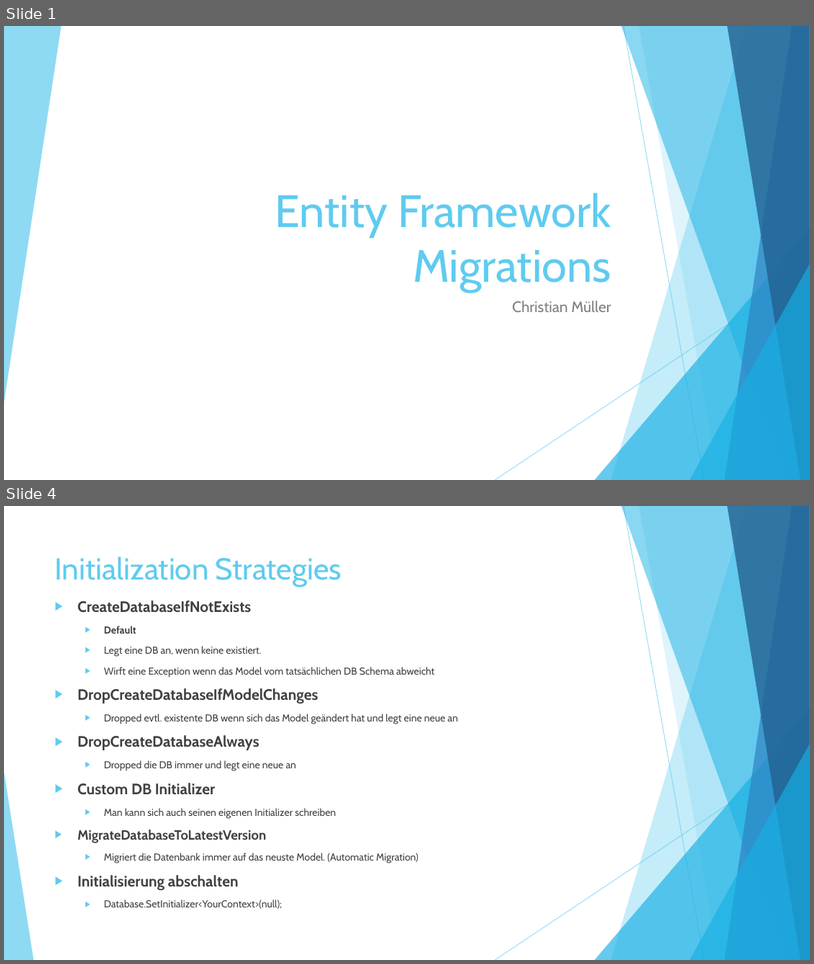
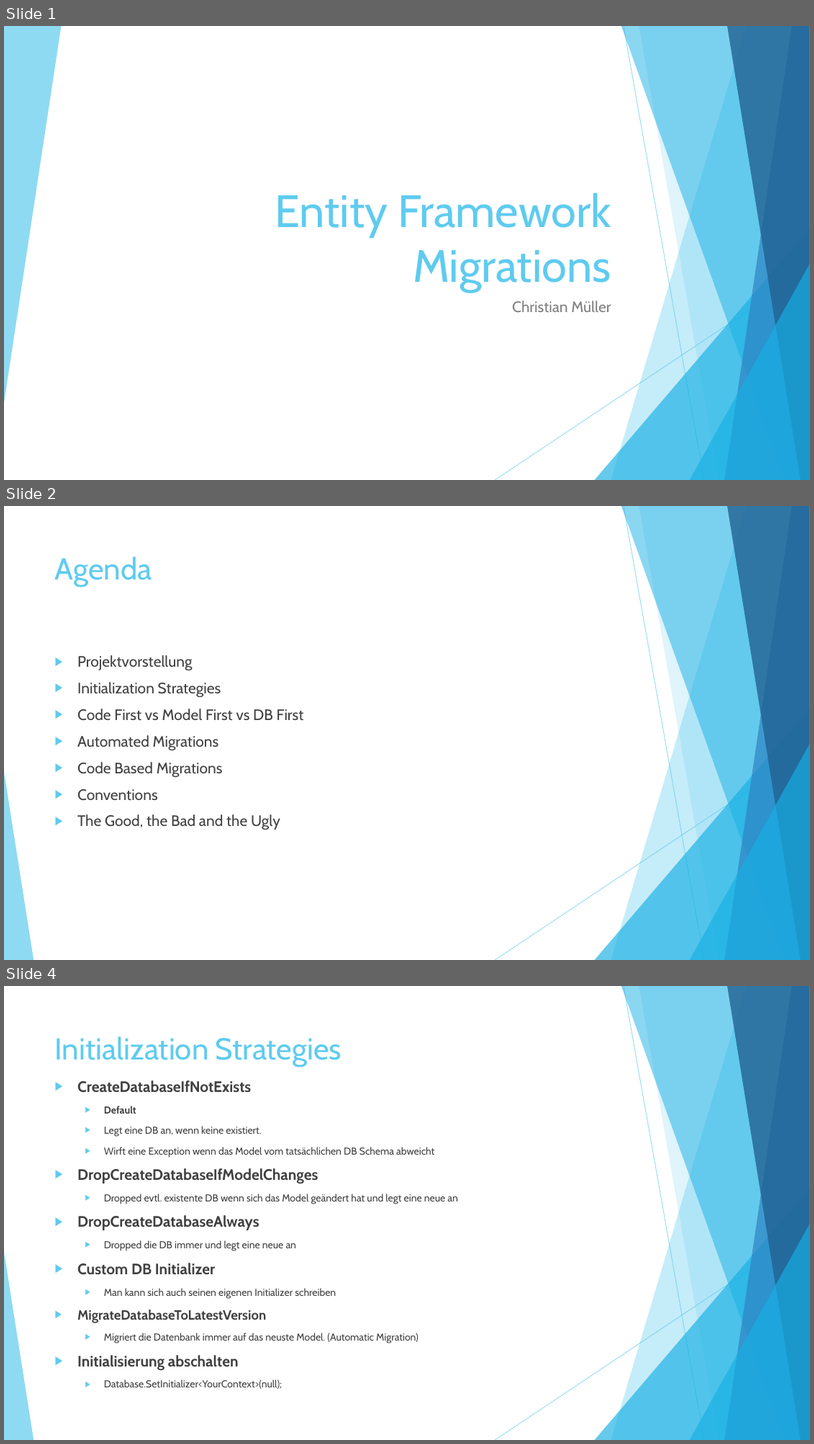
Before and after one commit to ChrisMuellersCode/EFMigrations, a slide deck: ppt/Entity Framework Migrations.pptx. Shown one above the other, each under a label of ours: slides 1 and 4 before the commit, slides 1, 2 and 4 after it; the slides between them are not shown. The pictures are 814x964 and 814x1444 pixels, drawn with LibreOffice and Linux fonts; fonts in the diff are those of the drawing. Boxes give left, top, right and bottom in pixels: in the first picture for what was removed or moved away, otherwise in the second. Text is boxed around its words. In the diff, an @@ line names an element or a change of style, - is before the commit and + after.

```diff
--- a/ppt/Entity Framework Migrations.pptx
+++ b/ppt/Entity Framework Migrations.pptx
@@ slide 2 added at box(4, 506, 810, 960), background #FFFFFF; not listed: 10 template elements that a slide beside it also shows @@
@@ title added at box(55, 556, 152, 587), 36 pt, text #5FCBEF @@
+Agenda
@@ text added at box(77, 655, 304, 829), 18 pt, text #404040 @@
+▶ Projektvorstellung
+▶ Initialization Strategies
+▶ Code First vs Model First vs DB First
+▶ Automated Migrations
+▶ Code Based Migrations
+▶ Conventions
+▶ The Good, the Bad and the Ugly
```
Also in this commit, not shown: 1 slide changed, 15 other slides added, 2 slides removed.
